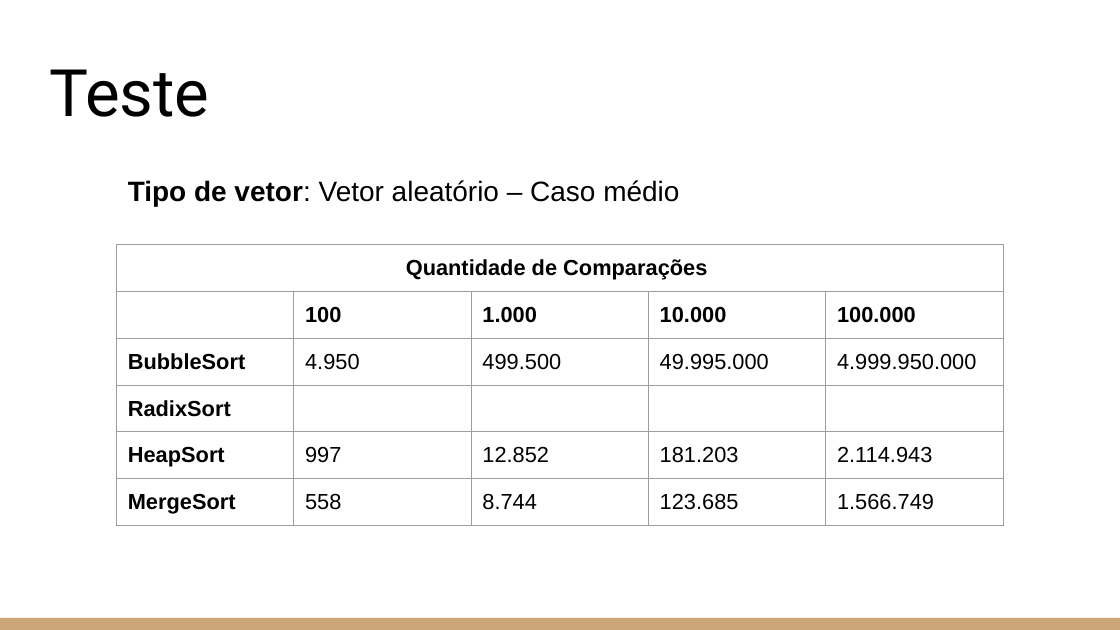
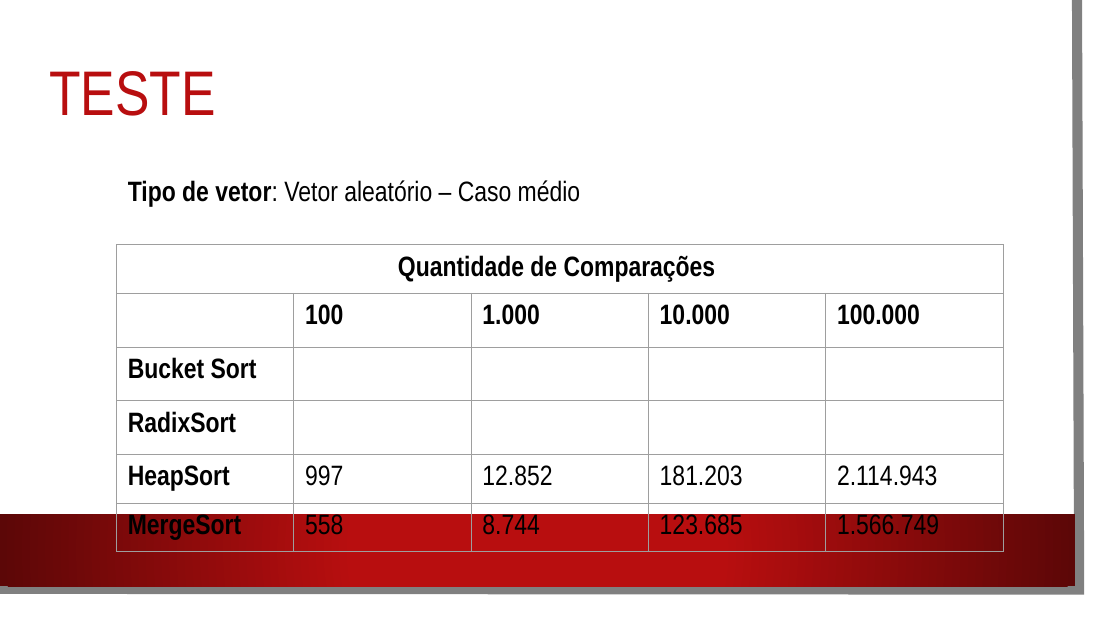
Before and after one commit to gujahlive/Aulas-C, a slide deck: slide 14 of TRABALHOS/MERGE SORT/Algoritmos de ordenação.pptx. Drawn at 1120x630 pixels with LibreOffice and Linux fonts; fonts in the diff are those of the drawing; background and template pictures are left out. Boxes give left, top, right and bottom in pixels: in the first picture for what was removed or moved away, otherwise in the second. Text is boxed around its words. In the diff, an @@ line names an element or a change of style, - is before the commit and + after.

```diff
--- a/TRABALHOS/MERGE SORT/Algoritmos de ordenação.pptx
+++ b/TRABALHOS/MERGE SORT/Algoritmos de ordenação.pptx
@@ rectangle added at <box>0,0,1101,610</box>, fill #FFFFFF @@
@@ freeform shape added at <box>0,0,1080,590</box>, outline #808080 6.5 pt @@
@@ title at <box>49,71,215,116</box>: text changed; size 42 to 40.5 pt; font Roboto to Arial Narrow; text colour #000000 to #B80E0F @@
-Teste
+TESTE
@@ text "Tipo de vetor: Vetor aleatório ..." at <box>128,180,580,207</box>: font Arial to Arial Narrow @@
@@ table at <box>116,244,1001,544</box> @@
-row 3: BubbleSort | 4.950 | 499.500 | 49.995.000 | 4.999.950.000
+row 3: Bucket Sort |  |  |  | 
@@ size 14 to 18 pt, font Arial to Arial Narrow @@
@@ rectangle: place and size @@
-rectangle at <box>0,618,1120,630</box>
+rectangle at <box>0,514,1075,586</box>
@@ rectangle at <box>0,514,1075,586</box>: fill #CCA677 to gradient #B80E0F to #5C0707 @@
```
Also in this commit, not shown: 19 other slides changed, 6 other files.
